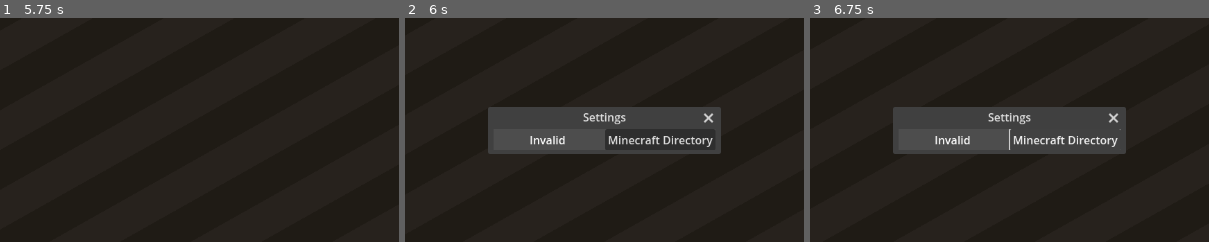
Above: before the commit, frames 1-3 (left to right).
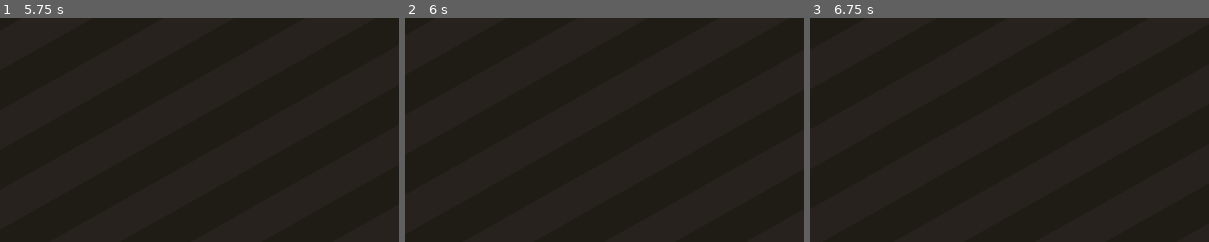
Above: after the commit, the same moments.

Repository: Shuflduf/minecraft-profile-handler
Game: Godot game, scene res://main.tscn
The game is run twice, just before and just after one commit, with the same random seed, the same clock (stepped at 60 frames per second) and the same inputs.
Inputs (mouse positions are % of the whole screen's width and height, from its top left):
- Up to frame 1 (5.75 s): click "New Pack" at 0.5 s; click "New Pack" at 1.25 s; click "View Current Mods" at 2 s; click "View Current Mods" at 2.75 s; click "New Pack" at 3.5 s; click "View Current Mods" at 4.25 s; click "Load Current Pack" at 5 s
- Up to frame 2 (6 s): click "Settings" at 5.75 s
- Up to frame 3 (6.75 s): click (57, 50) at 6.5 s, where only the run before the commit has a clickable "Minecraft Directory"
The pictures show only the part of the screen within x 25-75%, y 23-73%; the shares and areas given below are measured in that part.

Frame 1 is identical in both runs. In frame 2, 11% of the frame differs, in the area x 20-80%, y 39-61%; in frame 3, 12%.

Commit message:
drag and drop files

Diff:
--- /dev/null
+++ b/add_mods.gd
@@ -0,0 +1,16 @@
+extends Window
+
+
+
+
+func _on_close_requested() -> void:
+	hide()
+
+
+func _on_files_dropped(files: PackedStringArray) -> void:
+	if $TabContainer.current_tab != 0:
+		return
+	for i in files:
+		DirAccess.copy_absolute(i, \
+				get_parent().get_mods_path().strip_edges() + "/" + i.get_file())
+	get_parent().pressed.emit()
--- a/main.tscn
+++ b/main.tscn
@@ -113,6 +113,7 @@
 size = Vector2i(295, 100)
 visible = false
 unresizable = true
+force_native = true
 script = ExtResource("2_3vvqh")
 
 [node name="VBoxContainer" type="VBoxContainer" parent="NewPackDialog"]
@@ -159,6 +160,7 @@
 size = Vector2i(320, 30)
 visible = false
 unresizable = true
+force_native = true
 script = ExtResource("4_8gqfh")
 
 [node name="VBoxContainer" type="VBoxContainer" parent="Settings"]
--- a/profile_button.gd
+++ b/profile_button.gd
@@ -30,12 +30,14 @@
 func _on_right_click_index_pressed(index: int) -> void:
 	match index:
 		0:
+			$AddMods.show()
+		1:
 			var path = ProjectSettings.globalize_path(get_mods_path())
 			OS.shell_show_in_file_manager(path)
-		1:
+		2:
 			$ChangeName.show()
 			$ChangeName/NewName.text = name
-		2:
+		3:
 			OS.move_to_trash(get_mods_path())
 			queue_free()
 
--- a/profile_button.tscn
+++ b/profile_button.tscn
@@ -1,6 +1,7 @@
-[gd_scene load_steps=3 format=3 uid="uid://c0drd5npyrnoi"]
+[gd_scene load_steps=4 format=3 uid="uid://c0drd5npyrnoi"]
 
 [ext_resource type="Script" path="res://profile_button.gd" id="1_5a1eg"]
+[ext_resource type="Script" path="res://add_mods.gd" id="2_fjf2d"]
 
 [sub_resource type="StyleBoxFlat" id="StyleBoxFlat_bfn4f"]
 bg_color = Color(0.201527, 0.201527, 0.201526, 1)
@@ -25,13 +26,15 @@
 horizontal_alignment = 1
 
 [node name="RightClick" type="PopupMenu" parent="."]
-size = Vector2i(115, 89)
-item_count = 3
-item_0/text = "Open Folder"
-item_1/text = "Edit Name"
+size = Vector2i(115, 116)
+item_count = 4
+item_0/text = "Add Mods"
+item_1/text = "Open Folder"
 item_1/id = 1
-item_2/text = "Delete"
+item_2/text = "Edit Name"
 item_2/id = 2
+item_3/text = "Delete"
+item_3/id = 3
 
 [node name="ChangeName" type="Window" parent="."]
 title = "Edit Name"
@@ -39,6 +42,7 @@
 size = Vector2i(425, 30)
 visible = false
 unresizable = true
+force_native = true
 
 [node name="NewName" type="LineEdit" parent="ChangeName"]
 anchors_preset = 15
@@ -48,8 +52,67 @@
 grow_vertical = 2
 expand_to_text_length = true
 
+[node name="AddMods" type="Window" parent="."]
+title = "Add Mods"
+initial_position = 1
+size = Vector2i(440, 160)
+visible = false
+unresizable = true
+force_native = true
+script = ExtResource("2_fjf2d")
+
+[node name="TabContainer" type="TabContainer" parent="AddMods"]
+anchors_preset = 15
+anchor_right = 1.0
+anchor_bottom = 1.0
+grow_horizontal = 2
+grow_vertical = 2
+current_tab = 0
+tab_focus_mode = 0
+
+[node name="Drop" type="Control" parent="AddMods/TabContainer"]
+layout_mode = 2
+metadata/_tab_index = 0
+
+[node name="Label" type="Label" parent="AddMods/TabContainer/Drop"]
+layout_mode = 1
+anchors_preset = 8
+anchor_left = 0.5
+anchor_top = 0.5
+anchor_right = 0.5
+anchor_bottom = 0.5
+offset_left = -189.5
+offset_top = -11.5
+offset_right = 189.5
+offset_bottom = 11.5
+grow_horizontal = 2
+grow_vertical = 2
+text = "Drag and drop files into this window to add them"
+
+[node name="Select" type="Control" parent="AddMods/TabContainer"]
+visible = false
+layout_mode = 2
+metadata/_tab_index = 1
+
+[node name="Button" type="Button" parent="AddMods/TabContainer/Select"]
+layout_mode = 1
+anchors_preset = 15
+anchor_right = 1.0
+anchor_bottom = 1.0
+grow_horizontal = 2
+grow_vertical = 2
+text = "Select Files"
+
+[node name="FileDialog" type="FileDialog" parent="AddMods/TabContainer/Select"]
+title = "Open File(s)"
+ok_button_text = "Open"
+file_mode = 1
+use_native_dialog = true
+
 [connection signal="gui_input" from="." to="." method="_on_gui_input"]
 [connection signal="index_pressed" from="RightClick" to="." method="_on_right_click_index_pressed"]
 [connection signal="mouse_exited" from="RightClick" to="." method="_on_right_click_mouse_exited"]
 [connection signal="close_requested" from="ChangeName" to="." method="_on_change_name_close_requested"]
 [connection signal="text_submitted" from="ChangeName/NewName" to="." method="_on_new_name_text_submitted"]
+[connection signal="close_requested" from="AddMods" to="AddMods" method="_on_close_requested"]
+[connection signal="files_dropped" from="AddMods" to="AddMods" method="_on_files_dropped"]
